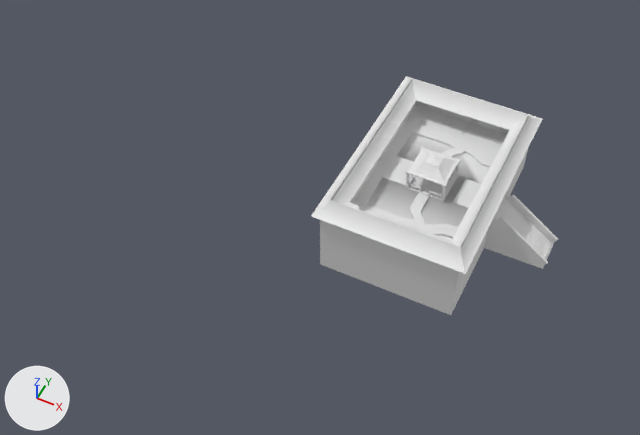
The FBX model Blender/Story_env.fbx, before and after one commit.
The view is the same before and after, from a 50 mm lens placed at (52.5, -158.4, 179.9), pointed at (-18.2, -17.1, 3.2). The lights are fixed; the arrows at lower left show +X, +Y and +Z. Where no turn or scale is listed for an object, it has been applied to the vertices. Vertices at the same position are counted once.

The first picture shows 'Back', 'Front + Side', 'Pavilion', 'Roof', 'Stairs + Floor + Foundation'.
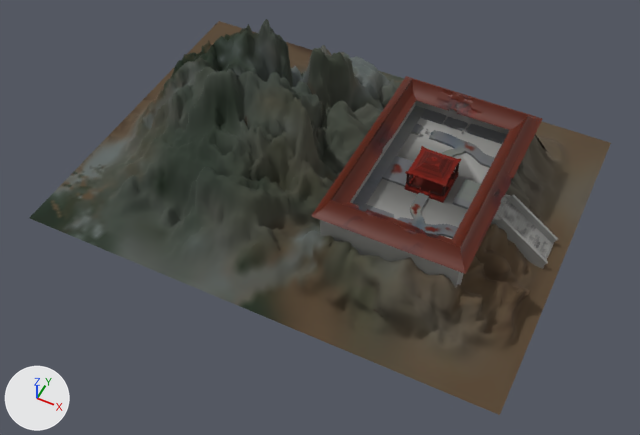
Where the newer file only moved an object's origin or applied its transform, the numbers keep the older frame.

Changed parts and their boxes (x1, y1, x2, y2) in the pictures (640 x 435 px; the box of a moved part takes in the faces that stretch with it):
'Mountain', added
    after: (30, 19, 611, 415)
'Stairs + Floor + Foundation', recoloured
    both: (320, 101, 558, 315)
'Back', deleted
    before: (353, 106, 425, 210)
part 1 of me_cube_011, moved or reshaped
    both: (385, 212, 407, 223)
part 2 of me_cube_011, built on
    both: (415, 125, 441, 141)
part 3 of me_cube_011, recoloured
    both: (362, 124, 494, 238)
part 4 of me_cube_010, built on
    before: (359, 89, 523, 242)
    after: (356, 89, 533, 257)
part 5 of me_cube_010, added (red)
    after: (331, 80, 416, 204)
part 6 of me_cube_010, recoloured (white to brown)
    both: (311, 76, 543, 274)
part 7 of me_cube, moved or reshaped
    before: (425, 109, 443, 115)
    after: (353, 106, 443, 210)
part 8 of me_cube, surface changed (grey to black)
    both: (421, 110, 507, 239)
part 9 of me_cube, recoloured (white to grey)
    both: (453, 179, 481, 208)

The change in detail:
Picture 'Walls+Floor.png' (img_walls_floor_png) is new.
Picture 'RuinTxt.png' (img_ruintxt_png) is new.
Picture 'RoofTxt.png' (img_rooftxt_png) is new.
Picture 'RuinTxt-P.png' (img_ruintxt_p_png) is new.
Picture 'MountainTxt.png' (img_mountaintxt_png) is new.
Material 'Base' (mat_base) is new.
Its texture is img_walls_floor_png (with its transparency).
Material 'Path' (mat_path) is new.
Its texture is img_ruintxt_png (with its transparency).
Material 'Material.001' (mat_material_001) is new.
Its texture is img_rooftxt_png (with its transparency).
Material 'PathP' (mat_pathp) is new.
Its texture is img_ruintxt_p_png (with its transparency).
Its roughness is 1.0.
Material 'Mountain.003' (mat_mountain_003) is new.
Its texture is img_mountaintxt_png (with its transparency).
Its roughness is 1.0.
me_cube_011 is used by ob_pavilion; location (6.0, 0.0, 12.1).
me_cube_011 had 2099 vertices, 2112 faces and spanned x -12.1..12.0, y -18.9..18.9, z -0.2..8.9.
me_cube_011 now has 2147 vertices, 2156 faces and spans x -12.1..12.0, y -18.9..18.9, z -0.2..8.9.
me_cube_011 part 1: 67 vertices moved from x -5.7..-1.0, y -18.9..-15.1, z -0.2..0.5 to x -5.6..-1.1, y -18.8..-15.2, z -0.1..0.5.
me_cube_011 part 2: 26 vertices moved from x -10.2..-4.8, y 15.2..18.9, z -0.2..0.5 to x -10.6..-4.8, y 15.2..18.8, z -0.2..0.5; 8 vertices removed from x -6.9..-6.3, y 15.2..18.9, z -0.2..0.5; 56 vertices added at x -10.5..-5.2, y 15.2..18.8, z -0.2..0.5.
me_cube_011 part 3: 2069 faces spanning x -12.1..12.0, y -18.9..18.9, z -0.2..8.9 switch from no material to mat_pathp (picture img_ruintxt_p_png).
me_cube is used by ob_front___side; location (18.9, 0.0, 13.0).
me_cube had 388 vertices, 373 faces and spanned x -25.1..2.1, y -25.8..25.8, z -1.0..-0.2.
me_cube now has 396 vertices, 379 faces and spans x -28.2..2.1, y -25.8..25.8, z -1.0..-0.2.
Part 7, on me_cube:
3 vertices are removed from x -19.5..-19.2, y -23.2..-22.4, z -0.4..-0.3.
20 faces are deleted.
1 vertex moves from x -19.2, y -22.4, z -0.4 to x -19.2, y -22.5, z -0.4.
11 vertices are added at x -28.2..-19.1, y -25.8..25.8, z -1.0..-0.3.
26 new faces join them.
me_cube part 8: 278 kept faces spanning x -25.1..2.1, y -25.8..25.8, z -1.0..-0.2 get new texture (UV) coordinates.
me_cube part 9: 353 faces spanning x -25.1..2.1, y -25.8..25.8, z -1.0..-0.2 switch from no material to mat_path (picture img_ruintxt_png).
me_cube_010 is used by ob_roof; location (-11.0, 0.0, 20.0).
me_cube_010 had 773 vertices, 719 faces and spanned x -3.3..36.8, y -29.9..29.9, z -1.8..1.7.
me_cube_010 now has 1156 vertices, 1072 faces and spans x -3.3..36.8, y -29.9..29.9, z -1.8..1.7.
me_cube_010 part 4: 52 vertices moved from x 8.6..36.8, y -25.6..25.6, z -1.6..1.7 to x 8.6..36.5, y -25.8..25.6, z -1.6..1.4; 16 vertices removed from x 9.4..36.8, y -25.6..25.6, z -1.6..1.7; 316 vertices added at x -3.3..36.8, y -29.9..29.9, z -1.6..1.5.
me_cube_010 part 5: 83 vertices added at x 0.3..3.3, y -8.7..8.7, z -1.6..1.0.
me_cube_010 part 6: 608 faces spanning x -3.3..36.8, y -29.9..29.9, z -1.8..1.7 switch from no material to mat_material_001 (picture img_rooftxt_png).
me_cube_009 has 1350 vertices, 1198 faces and spans x -44.2..8.7, y -29.0..29.0, z -6.0..12.6.
me_cube_009 now uses material mat_base (picture img_walls_floor_png).
Mesh me_landscape is new.
It has 21120 vertices, 20828 faces and spans x -50.0..83.8, y -50.0..50.0, z -0.5..38.1.
It uses material mat_mountain_003 (picture img_mountaintxt_png).
Object 'Back' (ob_back) is deleted.
Object 'Mountain' (ob_mountain) is new; it shows me_landscape.
Its location is (-40.0, 0.0, 0.0).
